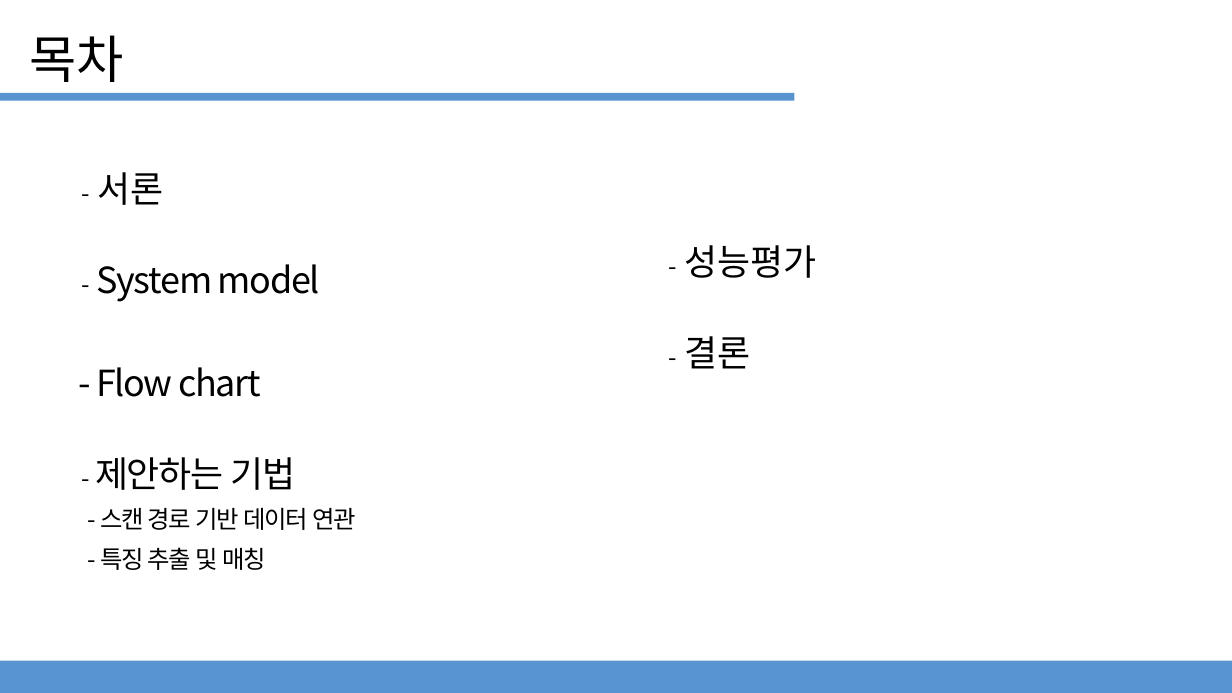
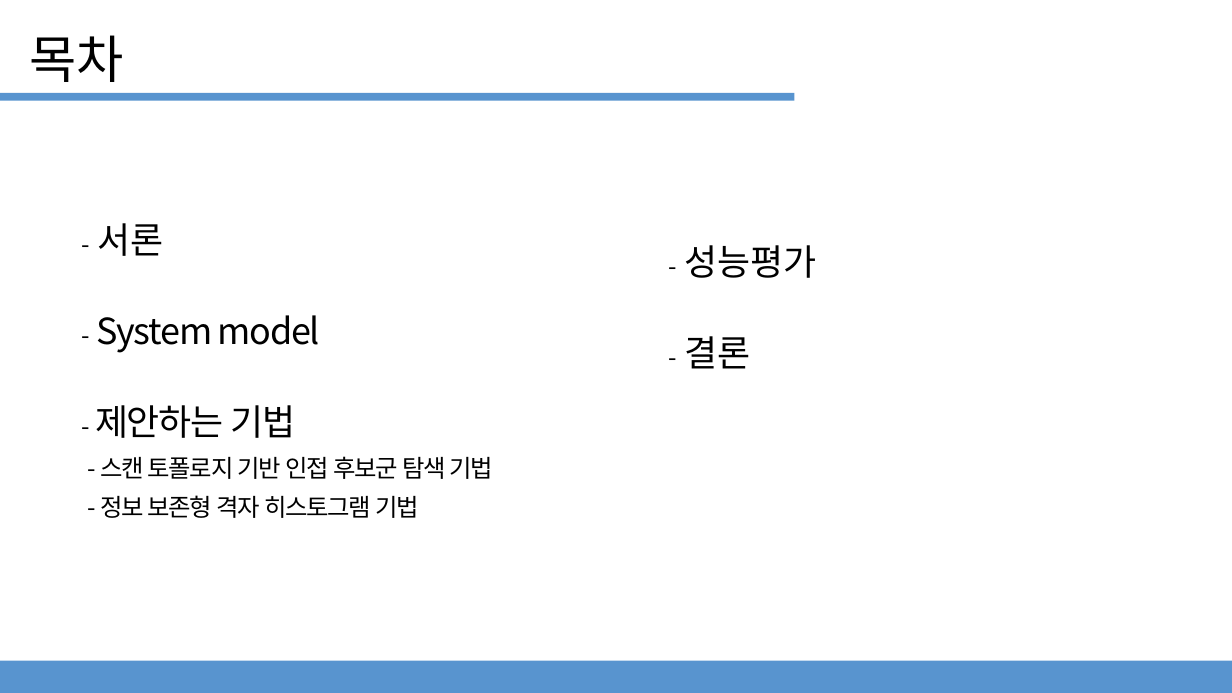
Before and after one commit to leontnhaps/DLC_system_model, a slide deck: slide 2 of Docs/광무선 전력 전송을 위한 Pan-Tilt 카메라 스캔 시스템에서 다중 객체 추적기법.pptx. Drawn at 1232x693 pixels with LibreOffice and Linux fonts; fonts in the diff are those of the drawing. Boxes give left, top, right and bottom in pixels: in the first picture for what was removed or moved away, otherwise in the second. Text is boxed around its words. In the diff, an @@ line names an element or a change of style, - is before the commit and + after.

Commit message:
refactor(mot): 중복 후보 제거, 4가지 비교 방식 구현 및 Grid 설정 개선 - hungarian_final: Type 3/5 제거, threshold 0.5 통일, GRID_SIZE 상수 추가 - comparison_test: 4가지 비교 (Grid/NoGrid × Spatial/Temporal), track merge 적용 - docs: 발표 피드백 반영하여 PPT 업데이트

```diff
--- a/Docs/광무선 전력 전송을 위한 Pan-Tilt 카메라 스캔 시스템에서 다중 객체 추적기법.pptx
+++ b/Docs/광무선 전력 전송을 위한 Pan-Tilt 카메라 스캔 시스템에서 다중 객체 추적기법.pptx
@@ text at box(96, 367, 261, 397): paragraph removed @@
-- Flow chart
@@ text at box(100, 456, 494, 518): text changed @@
-- 스캔 경로 기반 데이터 연관
-- 특징 추출 및 매칭
+- 스캔 토폴로지 기반 인접 후보군 탐색 기법
+- 정보 보존형 격자 히스토그램 기법
```
Also in this commit, not shown: 4 other slides changed, 4 slides added, 3 slides removed, 2 other files.
